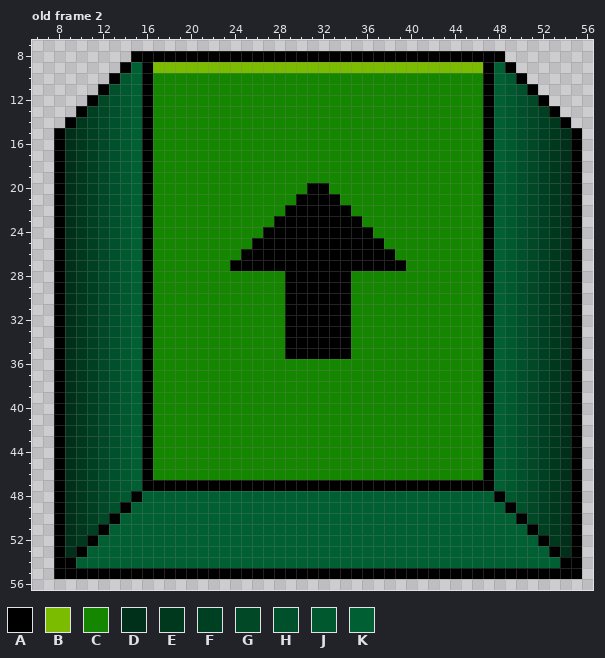
File history of a pixel-art file, Artwork/keyboard.aseprite. This is how it looked before the edit.
64x64 pixels, 20 frames. Colours within 5 levels of each other are drawn and written as one. Shown: old frame 2: x 6..56, y 7..56.
Visible layers, top first: "Outline", "KeyText", "Lighting" hard light, "KeyBase".
Palette (. is transparent): A #000000  B #7bbc00  C #148600  D #00301a  E #00381e  F #004022  G #004826  H #00502b  J #00582f  K #006033
Pixels before, old frame 2 (only the part around the change), first column x 6:
 7 ...................................................
 8 .........AAAAAAAAAAAAAAAAAAAAAAAAAAAAAAAAAA........
 9 ........AKABBBBBBBBBBBBBBBBBBBBBBBBBBBBBBAKA.......
10 .......AJKACCCCCCCCCCCCCCCCCCCCCCCCCCCCCCAKJA......
11 ......AHJKACCCCCCCCCCCCCCCCCCCCCCCCCCCCCCAKJHA.....
12 .....AGHJKACCCCCCCCCCCCCCCCCCCCCCCCCCCCCCAKJHGA....
13 ....AFGHJKACCCCCCCCCCCCCCCCCCCCCCCCCCCCCCAKJHGFA...
14 ...AEFGHJKACCCCCCCCCCCCCCCCCCCCCCCCCCCCCCAKJHGFEA..
15 ..ADEFGHJKACCCCCCCCCCCCCCCCCCCCCCCCCCCCCCAKJHGFEDA.
16 ..ADEFGHJKACCCCCCCCCCCCCCCCCCCCCCCCCCCCCCAKJHGFEDA.
17 ..ADEFGHJKACCCCCCCCCCCCCCCCCCCCCCCCCCCCCCAKJHGFEDA.
18 ..ADEFGHJKACCCCCCCCCCCCCCCCCCCCCCCCCCCCCCAKJHGFEDA.
19 ..ADEFGHJKACCCCCCCCCCCCCCCCCCCCCCCCCCCCCCAKJHGFEDA.
20 ..ADEFGHJKACCCCCCCCCCCCCCAACCCCCCCCCCCCCCAKJHGFEDA.
21 ..ADEFGHJKACCCCCCCCCCCCCAAAACCCCCCCCCCCCCAKJHGFEDA.
22 ..ADEFGHJKACCCCCCCCCCCCAAAAAACCCCCCCCCCCCAKJHGFEDA.
23 ..ADEFGHJKACCCCCCCCCCCAAAAAAAACCCCCCCCCCCAKJHGFEDA.
24 ..ADEFGHJKACCCCCCCCCCAAAAAAAAAACCCCCCCCCCAKJHGFEDA.
25 ..ADEFGHJKACCCCCCCCCAAAAAAAAAAAACCCCCCCCCAKJHGFEDA.
26 ..ADEFGHJKACCCCCCCCAAAAAAAAAAAAAACCCCCCCCAKJHGFEDA.
27 ..ADEFGHJKACCCCCCCAAAAAAAAAAAAAAAACCCCCCCAKJHGFEDA.
28 ..ADEFGHJKACCCCCCCCCCCCAAAAAACCCCCCCCCCCCAKJHGFEDA.
29 ..ADEFGHJKACCCCCCCCCCCCAAAAAACCCCCCCCCCCCAKJHGFEDA.
30 ..ADEFGHJKACCCCCCCCCCCCAAAAAACCCCCCCCCCCCAKJHGFEDA.
31 ..ADEFGHJKACCCCCCCCCCCCAAAAAACCCCCCCCCCCCAKJHGFEDA.
32 ..ADEFGHJKACCCCCCCCCCCCAAAAAACCCCCCCCCCCCAKJHGFEDA.
33 ..ADEFGHJKACCCCCCCCCCCCAAAAAACCCCCCCCCCCCAKJHGFEDA.
34 ..ADEFGHJKACCCCCCCCCCCCAAAAAACCCCCCCCCCCCAKJHGFEDA.
35 ..ADEFGHJKACCCCCCCCCCCCAAAAAACCCCCCCCCCCCAKJHGFEDA.
36 ..ADEFGHJKACCCCCCCCCCCCCCCCCCCCCCCCCCCCCCAKJHGFEDA.
37 ..ADEFGHJKACCCCCCCCCCCCCCCCCCCCCCCCCCCCCCAKJHGFEDA.
38 ..ADEFGHJKACCCCCCCCCCCCCCCCCCCCCCCCCCCCCCAKJHGFEDA.
39 ..ADEFGHJKACCCCCCCCCCCCCCCCCCCCCCCCCCCCCCAKJHGFEDA.
40 ..ADEFGHJKACCCCCCCCCCCCCCCCCCCCCCCCCCCCCCAKJHGFEDA.
41 ..ADEFGHJKACCCCCCCCCCCCCCCCCCCCCCCCCCCCCCAKJHGFEDA.
42 ..ADEFGHJKACCCCCCCCCCCCCCCCCCCCCCCCCCCCCCAKJHGFEDA.
43 ..ADEFGHJKACCCCCCCCCCCCCCCCCCCCCCCCCCCCCCAKJHGFEDA.
44 ..ADEFGHJKACCCCCCCCCCCCCCCCCCCCCCCCCCCCCCAKJHGFEDA.
45 ..ADEFGHJKACCCCCCCCCCCCCCCCCCCCCCCCCCCCCCAKJHGFEDA.
46 ..ADEFGHJKACCCCCCCCCCCCCCCCCCCCCCCCCCCCCCAKJHGFEDA.
47 ..ADEFGHJKAAAAAAAAAAAAAAAAAAAAAAAAAAAAAAAAKJHGFEDA.
48 ..ADEFGHJAKKKKKKKKKKKKKKKKKKKKKKKKKKKKKKKKAJHGFEDA.
49 ..ADEFGHAKKKKKKKKKKKKKKKKKKKKKKKKKKKKKKKKKKAHGFEDA.
50 ..ADEFGAKKKKKKKKKKKKKKKKKKKKKKKKKKKKKKKKKKKKAGFEDA.
51 ..ADEFAKKKKKKKKKKKKKKKKKKKKKKKKKKKKKKKKKKKKKKAFEDA.
52 ..ADEAKKKKKKKKKKKKKKKKKKKKKKKKKKKKKKKKKKKKKKKKAEDA.
53 ..ADAKKKKKKKKKKKKKKKKKKKKKKKKKKKKKKKKKKKKKKKKKKADA.
54 ..AAKKKKKKKKKKKKKKKKKKKKKKKKKKKKKKKKKKKKKKKKKKKKAA.
55 ..AAAAAAAAAAAAAAAAAAAAAAAAAAAAAAAAAAAAAAAAAAAAAAAA.
56 ...................................................
After:
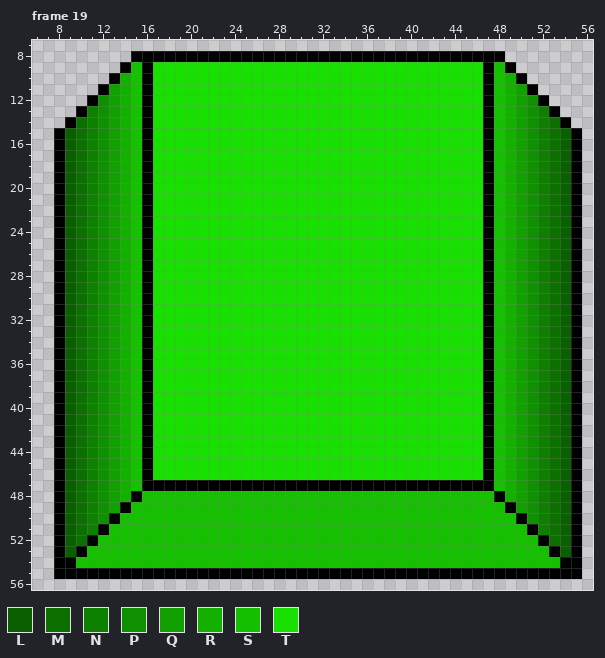
Colours new in this view: L #0a6000  M #0c7000  N #0e8000  P #0f9000  Q #11a000  R #13b000  S #14c000  T #18e000
A new or re-ordered frame is compared with the old frame closest to it.
Diff:
frames 20 -> 21
Changed rows in their new state; - is an unchanged pixel.
Frame 19 is new; against old frame 2, layers "KeyText", "KeyBase":
first column x 9:
 9 ------S-TTTTTTTTTTTTTTTTTTTTTTTTTTTTTT-S------
10 -----RS-TTTTTTTTTTTTTTTTTTTTTTTTTTTTTT-SR-----
11 ----QRS-TTTTTTTTTTTTTTTTTTTTTTTTTTTTTT-SRQ----
12 ---PQRS-TTTTTTTTTTTTTTTTTTTTTTTTTTTTTT-SRQP---
13 --NPQRS-TTTTTTTTTTTTTTTTTTTTTTTTTTTTTT-SRQPN--
14 -MNPQRS-TTTTTTTTTTTTTTTTTTTTTTTTTTTTTT-SRQPNM-
15 LMNPQRS-TTTTTTTTTTTTTTTTTTTTTTTTTTTTTT-SRQPNML
16 LMNPQRS-TTTTTTTTTTTTTTTTTTTTTTTTTTTTTT-SRQPNML
17 LMNPQRS-TTTTTTTTTTTTTTTTTTTTTTTTTTTTTT-SRQPNML
18 LMNPQRS-TTTTTTTTTTTTTTTTTTTTTTTTTTTTTT-SRQPNML
19 LMNPQRS-TTTTTTTTTTTTTTTTTTTTTTTTTTTTTT-SRQPNML
20 LMNPQRS-TTTTTTTTTTTTTTTTTTTTTTTTTTTTTT-SRQPNML
21 LMNPQRS-TTTTTTTTTTTTTTTTTTTTTTTTTTTTTT-SRQPNML
22 LMNPQRS-TTTTTTTTTTTTTTTTTTTTTTTTTTTTTT-SRQPNML
23 LMNPQRS-TTTTTTTTTTTTTTTTTTTTTTTTTTTTTT-SRQPNML
24 LMNPQRS-TTTTTTTTTTTTTTTTTTTTTTTTTTTTTT-SRQPNML
25 LMNPQRS-TTTTTTTTTTTTTTTTTTTTTTTTTTTTTT-SRQPNML
26 LMNPQRS-TTTTTTTTTTTTTTTTTTTTTTTTTTTTTT-SRQPNML
27 LMNPQRS-TTTTTTTTTTTTTTTTTTTTTTTTTTTTTT-SRQPNML
28 LMNPQRS-TTTTTTTTTTTTTTTTTTTTTTTTTTTTTT-SRQPNML
29 LMNPQRS-TTTTTTTTTTTTTTTTTTTTTTTTTTTTTT-SRQPNML
30 LMNPQRS-TTTTTTTTTTTTTTTTTTTTTTTTTTTTTT-SRQPNML
31 LMNPQRS-TTTTTTTTTTTTTTTTTTTTTTTTTTTTTT-SRQPNML
32 LMNPQRS-TTTTTTTTTTTTTTTTTTTTTTTTTTTTTT-SRQPNML
33 LMNPQRS-TTTTTTTTTTTTTTTTTTTTTTTTTTTTTT-SRQPNML
34 LMNPQRS-TTTTTTTTTTTTTTTTTTTTTTTTTTTTTT-SRQPNML
35 LMNPQRS-TTTTTTTTTTTTTTTTTTTTTTTTTTTTTT-SRQPNML
36 LMNPQRS-TTTTTTTTTTTTTTTTTTTTTTTTTTTTTT-SRQPNML
37 LMNPQRS-TTTTTTTTTTTTTTTTTTTTTTTTTTTTTT-SRQPNML
38 LMNPQRS-TTTTTTTTTTTTTTTTTTTTTTTTTTTTTT-SRQPNML
39 LMNPQRS-TTTTTTTTTTTTTTTTTTTTTTTTTTTTTT-SRQPNML
40 LMNPQRS-TTTTTTTTTTTTTTTTTTTTTTTTTTTTTT-SRQPNML
41 LMNPQRS-TTTTTTTTTTTTTTTTTTTTTTTTTTTTTT-SRQPNML
42 LMNPQRS-TTTTTTTTTTTTTTTTTTTTTTTTTTTTTT-SRQPNML
43 LMNPQRS-TTTTTTTTTTTTTTTTTTTTTTTTTTTTTT-SRQPNML
44 LMNPQRS-TTTTTTTTTTTTTTTTTTTTTTTTTTTTTT-SRQPNML
45 LMNPQRS-TTTTTTTTTTTTTTTTTTTTTTTTTTTTTT-SRQPNML
46 LMNPQRS-TTTTTTTTTTTTTTTTTTTTTTTTTTTTTT-SRQPNML
47 LMNPQRS--------------------------------SRQPNML
48 LMNPQR-SSSSSSSSSSSSSSSSSSSSSSSSSSSSSSSS-RQPNML
49 LMNPQ-SSSSSSSSSSSSSSSSSSSSSSSSSSSSSSSSSS-QPNML
50 LMNP-SSSSSSSSSSSSSSSSSSSSSSSSSSSSSSSSSSSS-PNML
51 LMN-SSSSSSSSSSSSSSSSSSSSSSSSSSSSSSSSSSSSSS-NML
52 LM-SSSSSSSSSSSSSSSSSSSSSSSSSSSSSSSSSSSSSSSS-ML
53 L-SSSSSSSSSSSSSSSSSSSSSSSSSSSSSSSSSSSSSSSSSS-L
54 -SSSSSSSSSSSSSSSSSSSSSSSSSSSSSSSSSSSSSSSSSSSS-
Changed places in both pictures, as pixel boxes (x1, y1, x2, y2):
changed: (65, 62, 571, 568)
